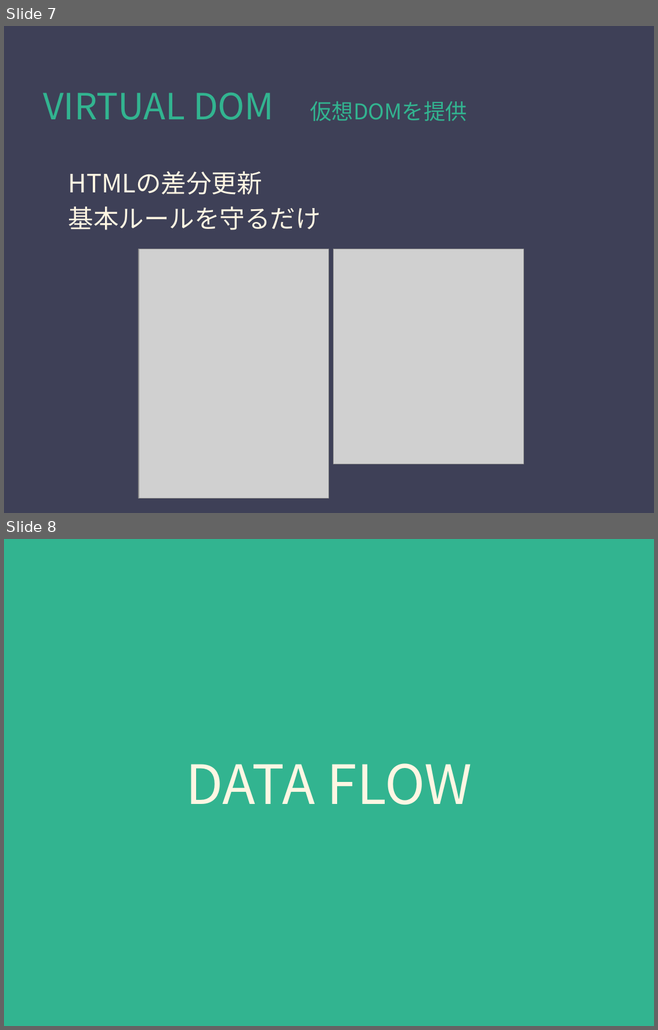
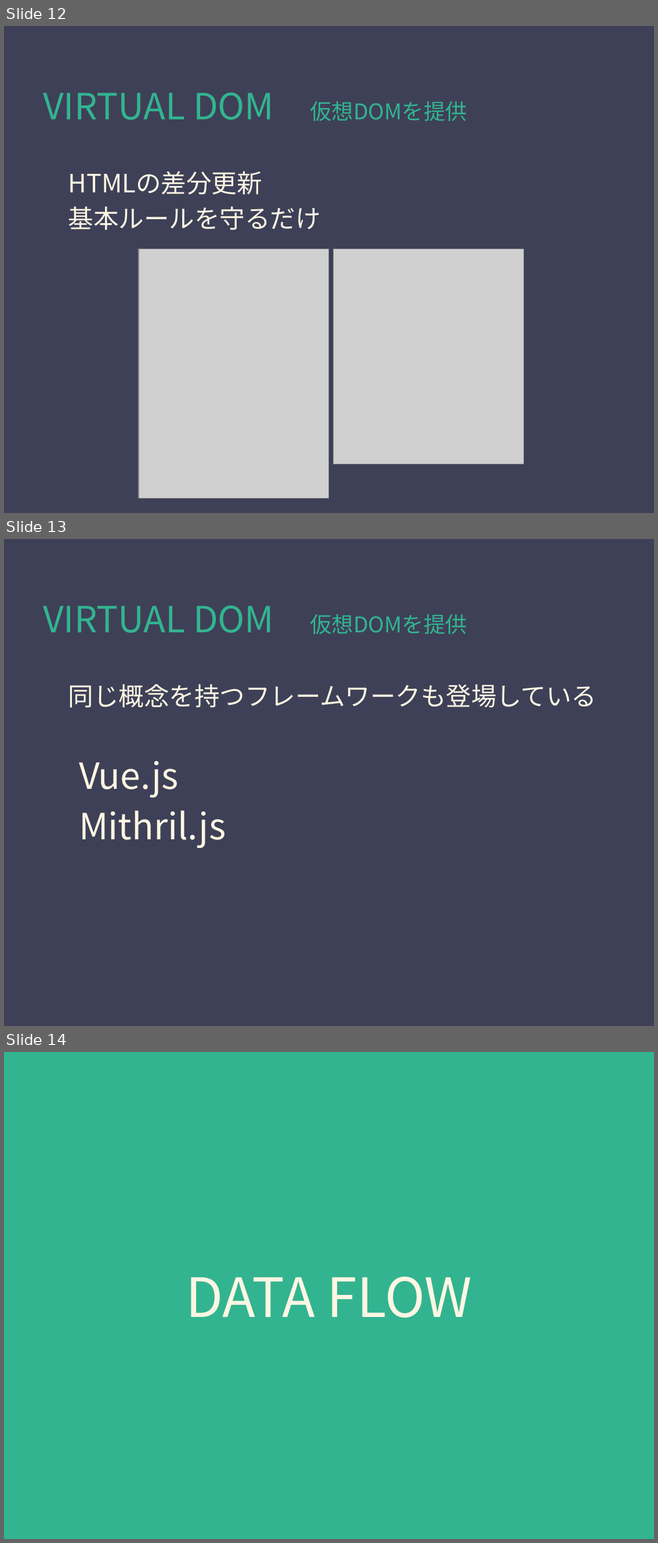
Before and after one commit to ixui/react-first-step, a slide deck: 20160428 React入門.pptx. Shown one above the other, each under a label of ours: slides 7 and 8 before the commit, slides 12, 13 and 14 after it. The pictures are 658x1030 and 658x1543 pixels, drawn with LibreOffice and Linux fonts; fonts in the diff are those of the drawing; grey boxes stand for pictures. Boxes give left, top, right and bottom in pixels: in the first picture for what was removed or moved away, otherwise in the second. Text is boxed around its words. In the diff, an @@ line names an element or a change of style, - is before the commit and + after.

```diff
--- a/20160428 React入門.pptx
+++ b/20160428 React入門.pptx
@@ slide 13 added at box(4, 539, 654, 1026), background #3E4057 @@
@@ text added at box(43, 605, 597, 848), 40 pt, text #FEF6E3 @@
+VIRTUAL DOM 仮想DOMを提供
+同じ概念を持つフレームワークも登場している
+Vue.js
+Mithril.js
@@ what was slide 7 is now slide 12 @@
@@ what was slide 8 is now slide 14 @@
```
Also in this commit, not shown: 1 slide changed, 6 other slides added, 2 other files.
